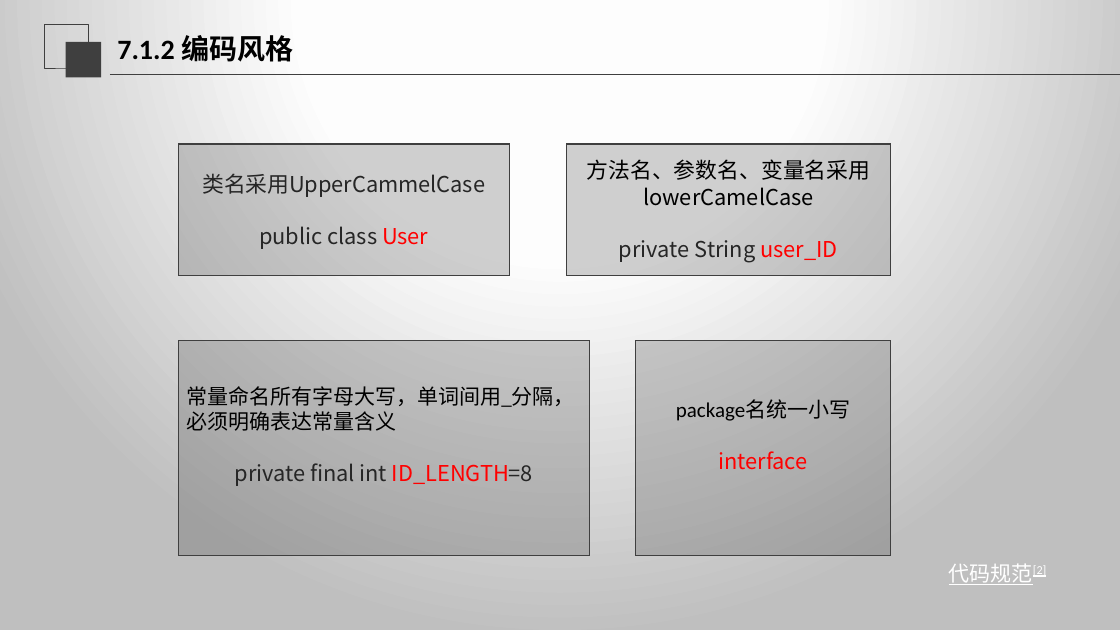
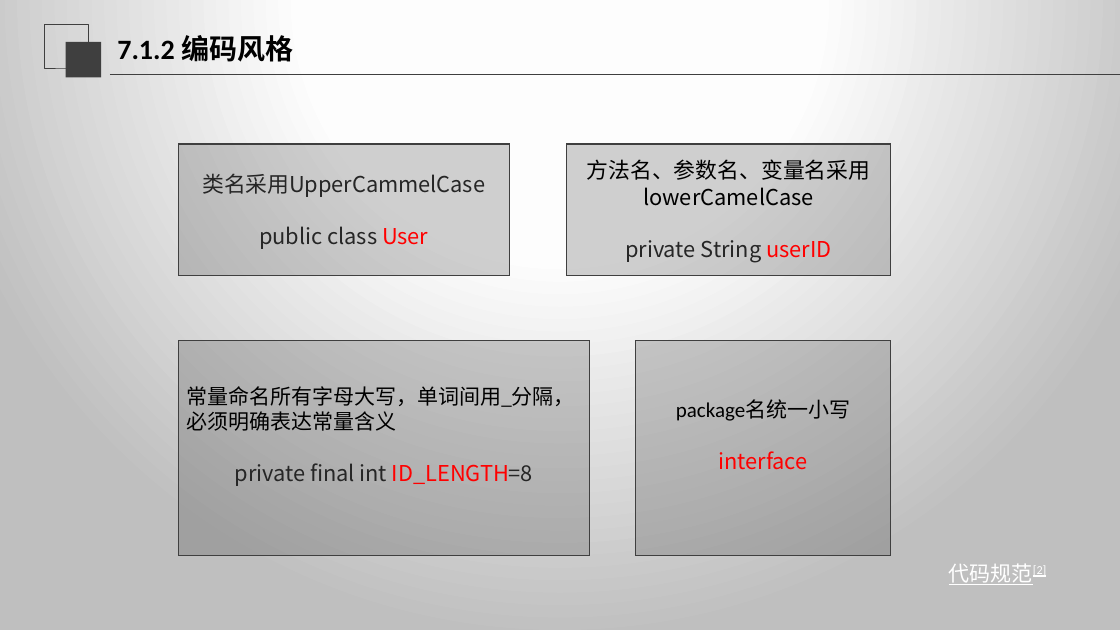
Before and after one commit to SE2020-G02/OurSudoku, a slide deck: slide 6 of SE2020-G02-实现阶段/翻转课堂 7.6白盒测试.pptx. Drawn at 1120x630 pixels with LibreOffice and Linux fonts; fonts in the diff are those of the drawing. Boxes give left, top, right and bottom in pixels: in the first picture for what was removed or moved away, otherwise in the second. Text is boxed around its words. In the diff, an @@ line names an element or a change of style, - is before the commit and + after.

```diff
--- a/SE2020-G02-实现阶段/翻转课堂 7.6白盒测试.pptx
+++ b/SE2020-G02-实现阶段/翻转课堂 7.6白盒测试.pptx
@@ text in rectangle at (625, 240, 831, 263): text changed @@
-private String user_ID
+private String userID
```
Also in this commit, not shown: 1 other slide changed.
